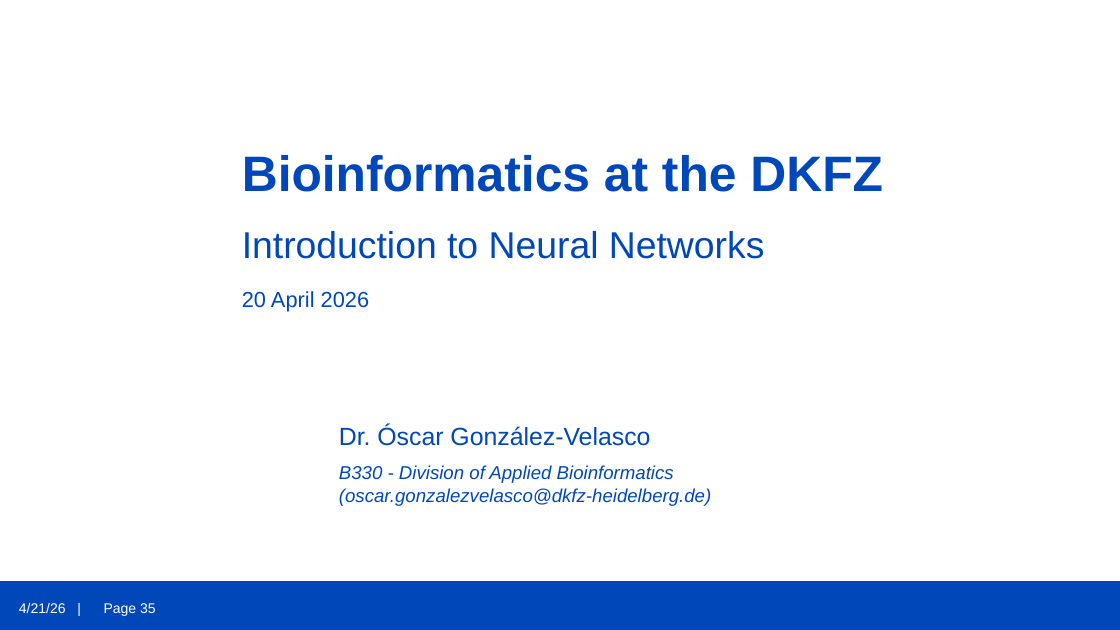
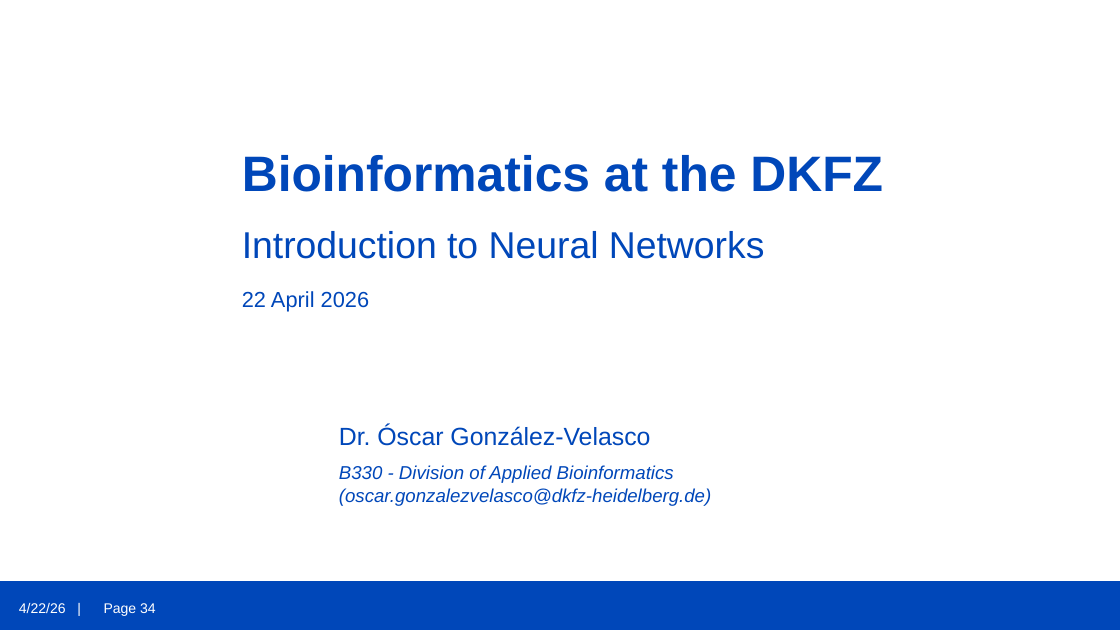
Before and after one commit to OscarGVelasco/DKFZ_bio_2026, a slide deck: slide 34 of Introduction_Neural_nets_Oscar_20April2026.pptx (slide 35 before the commit). Drawn at 1120x630 pixels with LibreOffice and Linux fonts; fonts in the diff are those of the drawing; background and template pictures are left out. Boxes give left, top, right and bottom in pixels: in the first picture for what was removed or moved away, otherwise in the second. Text is boxed around its words. In the diff, an @@ line names an element or a change of style, - is before the commit and + after.

```diff
--- a/Introduction_Neural_nets_Oscar_20April2026.pptx
+++ b/Introduction_Neural_nets_Oscar_20April2026.pptx
@@ text at (242,291,370,312): text changed @@
-20 April 2026
+22 April 2026
@@ text at (19,603,66,613): text changed @@
-4/21/26 |
+4/22/26 |
@@ page number at (104,603,156,616): text changed @@
-Page 35
+Page 34
```
Also in this commit, not shown: 33 other slides changed, 1 slide removed.
